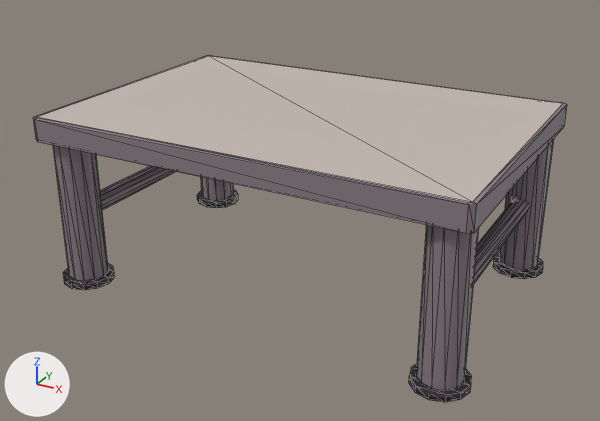
A saved change to the glTF model www/models/lba2/layouts/GB_053_054_table_straight.glb.
The view is the same before and after, from a 50 mm camera at (1.87, -3.48, 2.09) aimed at (0.01, -0.08, 0.39). Lighting does not change. The marker at lower left points along +X, +Y and +Z. Mesh edges are drawn as thin lines. Vertices at the same position are counted once.

In view in the first picture: 'TableTop.001', 'Table_straight_legs.001', 'Table_straight_legs_between'.
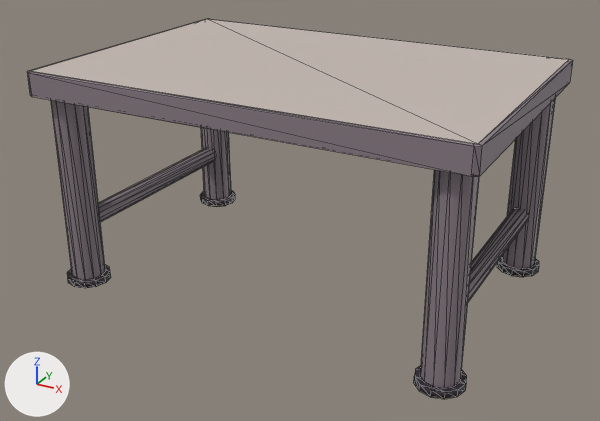
What differs and where, as boxes (x1, y1, x2, y2) in the pictures (600 x 421 px; the box of a moved part takes in the faces that stretch with it):
```json
{"object": "TableTop.001", "change": "moved", "before": [33, 56, 567, 233], "after": [27, 19, 573, 177]}
{"object": "Table_straight_legs.001", "change": "reshaped", "before": [53, 140, 553, 402], "after": [51, 99, 555, 399], "on screen": "14% taller"}
{"object": "Table_straight_legs_between", "change": "mesh moved", "before": [100, 166, 529, 284], "after": [98, 148, 528, 302]}
{"part": 1, "of": "me_cylinder_028", "change": "moved or reshaped", "before": [53, 145, 108, 281], "after": [51, 100, 105, 280]}
{"part": 2, "of": "me_cylinder_028", "change": "moved or reshaped", "before": [416, 225, 479, 390], "after": [420, 170, 479, 388]}
{"part": 3, "of": "me_cylinder_028", "change": "moved or reshaped", "before": [201, 177, 234, 201], "after": [201, 128, 231, 200]}
{"part": 4, "of": "me_cylinder_028", "change": "moved or reshaped", "before": [499, 140, 553, 270], "after": [502, 99, 555, 269]}
{"part": 5, "of": "me_cylinder_028", "change": "moved or reshaped", "before": [63, 263, 114, 290], "after": [67, 264, 111, 288]}
{"part": 6, "of": "me_cylinder_028", "change": "moved or reshaped", "before": [409, 364, 472, 402], "after": [414, 365, 467, 399]}
{"part": 7, "of": "me_cylinder_028", "change": "moved or reshaped", "before": [197, 190, 238, 208], "after": [200, 190, 235, 207]}
{"part": 8, "of": "me_cylinder_028", "change": "moved or reshaped", "before": [493, 253, 543, 279], "after": [497, 255, 539, 277]}
```

Edits to the scene script, one JSON object a line:
```json
{"block": "me_cylinder_028", "where": "me_cylinder_028.from_pydata(...)  # 192 vertices, 272 faces; spans x -1.11..1.11, y -0.74..0.74, z 0.0..0.78"}
{"block": "me_cylinder_028", "where": "# used by ob_table_straight_legs_001; location = (0.0, 0.0, 0.0)"}
{"block": "me_cylinder_028", "change": "me_cylinder_028 part 1: the loose piece of 24 vertices spanning x -1.08..-0.87, y -0.71..-0.5, z 0.04..0.78 is scaled about its middle by (0.844, 0.844, 1.3), then moved by (0.0, 0.0, 0.11)"}
{"block": "me_cylinder_028", "change": "me_cylinder_028 part 2: the loose piece of 24 vertices spanning x 0.87..1.08, y -0.71..-0.5, z 0.04..0.78 is scaled about its middle by (0.844, 0.844, 1.3), then moved by (0.0, 0.0, 0.11)"}
{"block": "me_cylinder_028", "change": "me_cylinder_028 part 3: the loose piece of 24 vertices spanning x -1.08..-0.87, y 0.5..0.71, z 0.04..0.78 is scaled about its middle by (0.844, 0.844, 1.3), then moved by (0.0, 0.0, 0.11)"}
{"block": "me_cylinder_028", "change": "me_cylinder_028 part 4: the loose piece of 24 vertices spanning x 0.87..1.08, y 0.5..0.71, z 0.04..0.78 is scaled about its middle by (0.844, 0.844, 1.3), then moved by (0.0, 0.0, 0.11)"}
{"block": "me_cylinder_028", "change": "me_cylinder_028 part 5: the loose piece of 24 vertices spanning x -1.11..-0.84, y -0.74..-0.47, z 0.0..0.04 is scaled about its middle by (0.844, 0.844, 1)"}
{"block": "me_cylinder_028", "change": "me_cylinder_028 part 6: the loose piece of 24 vertices spanning x 0.84..1.11, y -0.74..-0.47, z 0.0..0.04 is scaled about its middle by (0.844, 0.844, 1)"}
{"block": "me_cylinder_028", "change": "me_cylinder_028 part 7: the loose piece of 24 vertices spanning x -1.11..-0.84, y 0.47..0.74, z 0.0..0.04 is scaled about its middle by (0.844, 0.844, 1)"}
{"block": "me_cylinder_028", "change": "me_cylinder_028 part 8: the loose piece of 24 vertices spanning x 0.84..1.11, y 0.47..0.74, z 0.0..0.04 is scaled about its middle by (0.844, 0.844, 1)"}
{"block": "me_cylinder_032", "where": "me_cylinder_032.from_pydata(...)  # 48 vertices, 48 faces; spans x -1.02..1.02, y -0.54..0.54, z 0.34..0.44"}
{"block": "me_cylinder_032", "where": "# used by ob_table_straight_legs_between; location = (0.0, 0.0, 0.0)"}
{"block": "me_cylinder_032", "change": "me_cylinder_032 part 9: the whole mesh is moved by (0.0, 0.0, -0.06)"}
{"op": "set", "path": "ob_tabletop_001.location", "old": "(0.0, 0.0, 0.0)", "new": "(0.0, 0.0, 0.224)"}
```
